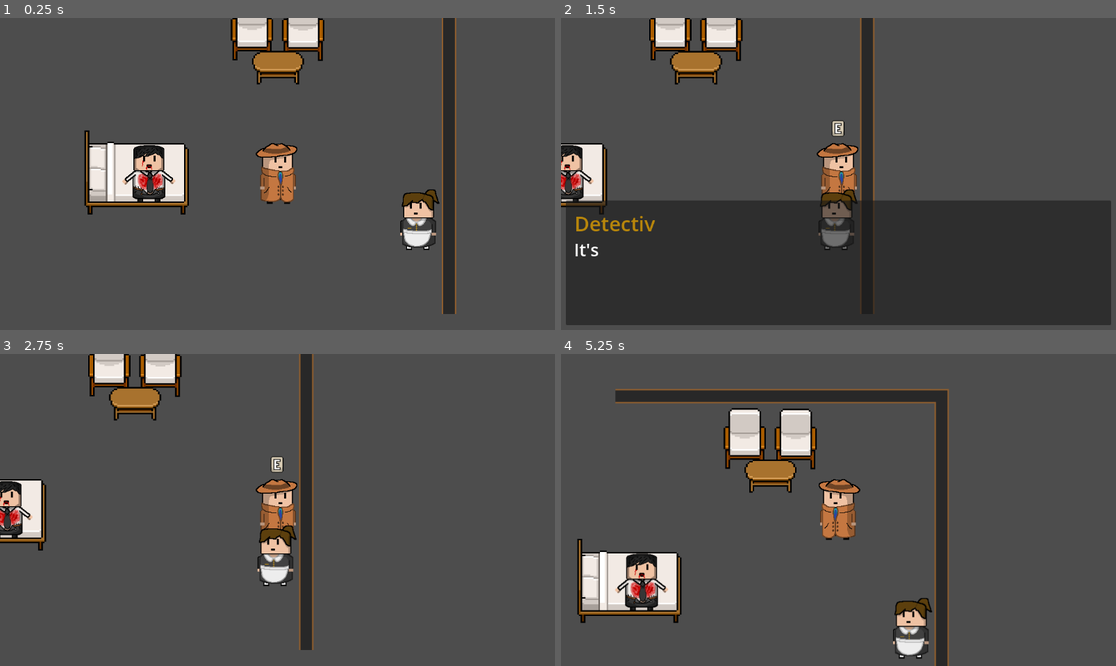
Above: before the commit, frames 1-4 (two rows, left to right).
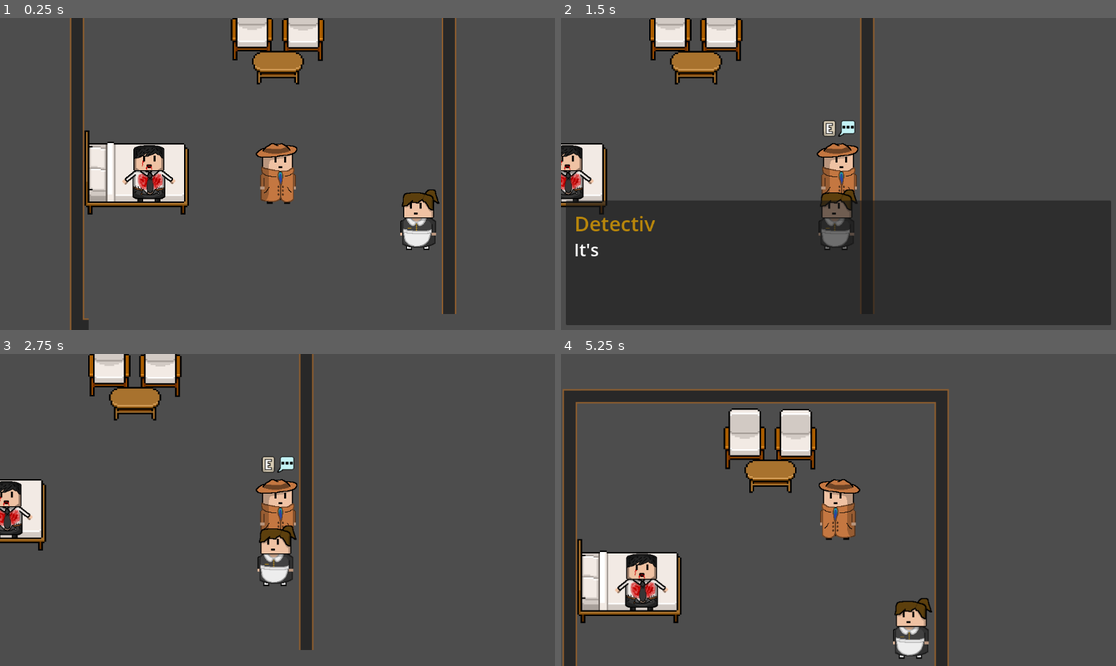
Above: after the commit, the same moments.

Repository: auaisme/Detective
Game: Godot game, scene res://scenes/demo.tscn
Same seed, same stepped clock (60 frames per second), same inputs: the game is played once before the commit and once after it.
Inputs:
- Up to frame 1 (0.25 s): no input
- Up to frame 2 (1.5 s): tap Enter (ui_accept) at 0.5, 0.77, 1.25 s; hold Right (ui_right) 0.53-1.28 s; hold E (interact) 0.53-1.28 s; hold Down (ui_down) from 1.28 s (still down); tap E (interact) at 1.35 s
- Up to frame 3 (2.75 s): tap Enter (ui_accept) at 1.52, 2 s; release Down (ui_down) at 2.03 s; hold Right (ui_right) from 2.03 s (still down); hold E (interact) from 2.03 s (still down)
- Up to frame 4 (5.25 s): tap Enter (ui_accept) at 2.75, 3.02, 3.5, 3.77, 4.25, 4.52 s; release Right (ui_right) at 2.78 s; release E (interact) at 2.78 s; hold Up (ui_up) 2.78-3.53 s; tap E (interact) at 2.85, 4.35 s; hold E (interact) 3.53-4.28 s; hold Left (ui_left) 3.53-5.03 s; hold Down (ui_down) from 5.03 s (still down); hold E (interact) from 5.03 s (still down)

The runs differ from the first frame. In frame 1, 2.7% of the frame differs, in the area x 12-17%, y 0-100%; in frame 2, 0.3%; in frame 3, 0.3%; in frame 4, 3.0%, in the area x 0-67%, y 11-100%.

Commit message:
added inspect and talk icons; also added left, right, and top walls (top down view only). Identified a bug: sometimes, when interactable body is on the edge of the detector, it causes interact to be possible and interacting then causes soft lock. Fix this.

Diff:
--- a/project.godot
+++ b/project.godot
@@ -19,6 +19,7 @@
 
 player="The group for player level"
 interactable="The group for interactable items"
+inspectable="Can be inspected"
 
 [input]
 
--- a/scenes/demo.tscn
+++ b/scenes/demo.tscn
@@ -12,6 +12,8 @@
 [ext_resource type="Script" uid="uid://dxh8euxn1crso" path="res://scripts/basic/Interactable/inspectable.gd" id="5_x0xbu"]
 [ext_resource type="Texture2D" uid="uid://cq2i0dqdcja6a" path="res://assets/prompts/E_pixels.png" id="7_7hm0d"]
 [ext_resource type="Texture2D" uid="uid://bu074qtn8f3eg" path="res://assets/characters/case 1/pixels_dead_body_1.png" id="8_5fme1"]
+[ext_resource type="Texture2D" uid="uid://1uy1luyogyed" path="res://assets/prompts/magnifying_glass_pixels.png" id="8_l53ft"]
+[ext_resource type="Texture2D" uid="uid://cgeflsysp3dhd" path="res://assets/prompts/speach_bubble_pixels.png" id="9_xe7ic"]
 [ext_resource type="Texture2D" uid="uid://cx24a2wbiatcv" path="res://assets/enviornment/case 1/wall corner.png" id="13_6cg1f"]
 [ext_resource type="Texture2D" uid="uid://dabsbsys02ls7" path="res://assets/enviornment/case 1/wall straight.png" id="13_s3vvr"]
 [ext_resource type="Texture2D" uid="uid://cy55c8mk5r4k8" path="res://assets/enviornment/case 1/bed_left.tres" id="14_6cg1f"]
@@ -260,6 +262,134 @@
 "speed": 8.0
 }]
 
+[sub_resource type="AtlasTexture" id="AtlasTexture_b63qt"]
+atlas = ExtResource("8_l53ft")
+region = Rect2(0, 0, 32, 32)
+
+[sub_resource type="AtlasTexture" id="AtlasTexture_3mope"]
+atlas = ExtResource("8_l53ft")
+region = Rect2(32, 0, 32, 32)
+
+[sub_resource type="AtlasTexture" id="AtlasTexture_6abv7"]
+atlas = ExtResource("8_l53ft")
+region = Rect2(64, 0, 32, 32)
+
+[sub_resource type="AtlasTexture" id="AtlasTexture_k1mpm"]
+atlas = ExtResource("8_l53ft")
+region = Rect2(96, 0, 32, 32)
+
+[sub_resource type="AtlasTexture" id="AtlasTexture_ydix6"]
+atlas = ExtResource("8_l53ft")
+region = Rect2(128, 0, 32, 32)
+
+[sub_resource type="AtlasTexture" id="AtlasTexture_dg67p"]
+atlas = ExtResource("8_l53ft")
+region = Rect2(160, 0, 32, 32)
+
+[sub_resource type="AtlasTexture" id="AtlasTexture_f1hw0"]
+atlas = ExtResource("8_l53ft")
+region = Rect2(192, 0, 32, 32)
+
+[sub_resource type="AtlasTexture" id="AtlasTexture_04bex"]
+atlas = ExtResource("8_l53ft")
+region = Rect2(224, 0, 32, 32)
+
+[sub_resource type="SpriteFrames" id="SpriteFrames_18vu0"]
+animations = [{
+"frames": [{
+"duration": 1.0,
+"texture": SubResource("AtlasTexture_b63qt")
+}, {
+"duration": 1.0,
+"texture": SubResource("AtlasTexture_3mope")
+}, {
+"duration": 1.0,
+"texture": SubResource("AtlasTexture_6abv7")
+}, {
+"duration": 1.0,
+"texture": SubResource("AtlasTexture_k1mpm")
+}, {
+"duration": 1.0,
+"texture": SubResource("AtlasTexture_ydix6")
+}, {
+"duration": 1.0,
+"texture": SubResource("AtlasTexture_dg67p")
+}, {
+"duration": 1.0,
+"texture": SubResource("AtlasTexture_f1hw0")
+}, {
+"duration": 1.0,
+"texture": SubResource("AtlasTexture_04bex")
+}],
+"loop": true,
+"name": &"default",
+"speed": 8.0
+}]
+
+[sub_resource type="AtlasTexture" id="AtlasTexture_18vu0"]
+atlas = ExtResource("9_xe7ic")
+region = Rect2(0, 0, 32, 32)
+
+[sub_resource type="AtlasTexture" id="AtlasTexture_hj0bg"]
+atlas = ExtResource("9_xe7ic")
+region = Rect2(32, 0, 32, 32)
+
+[sub_resource type="AtlasTexture" id="AtlasTexture_ijaeb"]
+atlas = ExtResource("9_xe7ic")
+region = Rect2(64, 0, 32, 32)
+
+[sub_resource type="AtlasTexture" id="AtlasTexture_ssbcb"]
+atlas = ExtResource("9_xe7ic")
+region = Rect2(96, 0, 32, 32)
+
+[sub_resource type="AtlasTexture" id="AtlasTexture_nbj7l"]
+atlas = ExtResource("9_xe7ic")
+region = Rect2(128, 0, 32, 32)
+
+[sub_resource type="AtlasTexture" id="AtlasTexture_tmadj"]
+atlas = ExtResource("9_xe7ic")
+region = Rect2(160, 0, 32, 32)
+
+[sub_resource type="AtlasTexture" id="AtlasTexture_keb61"]
+atlas = ExtResource("9_xe7ic")
+region = Rect2(192, 0, 32, 32)
+
+[sub_resource type="AtlasTexture" id="AtlasTexture_n3amx"]
+atlas = ExtResource("9_xe7ic")
+region = Rect2(224, 0, 32, 32)
+
+[sub_resource type="SpriteFrames" id="SpriteFrames_dgtg0"]
+animations = [{
+"frames": [{
+"duration": 1.0,
+"texture": SubResource("AtlasTexture_18vu0")
+}, {
+"duration": 1.0,
+"texture": SubResource("AtlasTexture_hj0bg")
+}, {
+"duration": 1.0,
+"texture": SubResource("AtlasTexture_ijaeb")
+}, {
+"duration": 1.0,
+"texture": SubResource("AtlasTexture_ssbcb")
+}, {
+"duration": 1.0,
+"texture": SubResource("AtlasTexture_nbj7l")
+}, {
+"duration": 1.0,
+"texture": SubResource("AtlasTexture_tmadj")
+}, {
+"duration": 1.0,
+"texture": SubResource("AtlasTexture_keb61")
+}, {
+"duration": 1.0,
+"texture": SubResource("AtlasTexture_n3amx")
+}],
+"loop": true,
+"name": &"default",
+"speed": 8.0
+}]
+
 [sub_resource type="RectangleShape2D" id="RectangleShape2D_e66cg"]
 size = Vector2(80, 50)
 
@@ -267,7 +397,13 @@
 size = Vector2(108, 118)
 
 [sub_resource type="RectangleShape2D" id="RectangleShape2D_6cg1f"]
-size = Vector2(30, 654)
+size = Vector2(30, 692)
+
+[sub_resource type="RectangleShape2D" id="RectangleShape2D_xe7ic"]
+size = Vector2(30, 702)
+
+[sub_resource type="RectangleShape2D" id="RectangleShape2D_c0h4v"]
+size = Vector2(30.0001, 772)
 
 [sub_resource type="RectangleShape2D" id="RectangleShape2D_7hm0d"]
 size = Vector2(212, 45)
@@ -334,7 +470,7 @@
 format = 2
 layer_0/tile_data = PackedInt32Array(-1245220, 262144, 0, -1179684, 262144, 0, -1114148, 262144, 0, -1048612, 262144, 0 …(56274 unchanged characters)…
 
-[node name="Player" type="CharacterBody2D" parent="." node_paths=PackedStringArray("dialogue_box", "popup_layer", "sprite", "prompt_interact") groups=["player"]]
+[node name="Player" type="CharacterBody2D" parent="." node_paths=PackedStringArray("dialogue_box", "popup_layer", "sprite", "prompt_interact", "inspect_prompt", "talk_prompt") groups=["player"]]
 position = Vector2(1, 1)
 script = ExtResource("1_ba4lm")
 speed = 750.0
@@ -342,6 +478,8 @@
 popup_layer = NodePath("../Inspectable/PopUp")
 sprite = NodePath("Sprite2D")
 prompt_interact = NodePath("E Prompt")
+inspect_prompt = NodePath("Inspect Prompt")
+talk_prompt = NodePath("Talk Prompt")
 
 [node name="Collider" type="CollisionShape2D" parent="Player"]
 shape = SubResource("CapsuleShape2D_7cn4i")
@@ -358,9 +496,21 @@
 
 [node name="E Prompt" type="AnimatedSprite2D" parent="Player"]
 visible = false
-position = Vector2(-0.999999, -93)
+position = Vector2(-19, -93)
 scale = Vector2(1.46875, 1.40625)
 sprite_frames = SubResource("SpriteFrames_b63qt")
+
+[node name="Inspect Prompt" type="AnimatedSprite2D" parent="Player"]
+visible = false
+position = Vector2(17, -93)
+scale = Vector2(1.46875, 1.40625)
+sprite_frames = SubResource("SpriteFrames_18vu0")
+
+[node name="Talk Prompt" type="AnimatedSprite2D" parent="Player"]
+visible = false
+position = Vector2(17, -93)
+scale = Vector2(1.46875, 1.40625)
+sprite_frames = SubResource("SpriteFrames_dgtg0")
 
 [node name="Interactable" type="RigidBody2D" parent="." node_paths=PackedStringArray("dialogue_box", "scene_base") groups=["interactable"]]
 position = Vector2(294, 97)
@@ -379,7 +529,7 @@
 texture = ExtResource("5_5fme1")
 flip_h = true
 
-[node name="Inspectable" type="RigidBody2D" parent="." node_paths=PackedStringArray("display_me", "panel") groups=["interactable"]]
+[node name="Inspectable" type="RigidBody2D" parent="." node_paths=PackedStringArray("display_me", "panel") groups=["inspectable"]]
 position = Vector2(-266, -1)
 gravity_scale = 0.0
 lock_rotation = true
@@ -462,7 +612,7 @@
 freeze = true
 
 [node name="CollisionShape2D" type="CollisionShape2D" parent="wall right"]
-position = Vector2(0, -18)
+position = Vector2(0, -37)
 shape = SubResource("RectangleShape2D_6cg1f")
 
 [node name="straight wall top down" type="Sprite2D" parent="wall right"]
@@ -475,6 +625,28 @@
 rotation = 1.5708
 texture = ExtResource("13_6cg1f")
 
+[node name="wall left" type="RigidBody2D" parent="."]
+position = Vector2(-433, -35)
+rotation = 1.5708
+lock_rotation = true
+freeze = true
+
+[node name="CollisionShape2D" type="CollisionShape2D" parent="wall left"]
+position = Vector2(15, -18)
+rotation = 1.5708
+shape = SubResource("RectangleShape2D_xe7ic")
+
+[node name="straight wall top down" type="Sprite2D" parent="wall left"]
+position = Vector2(0, -18)
+rotation = 1.5708
+scale = Vector2(1, 13.625)
+texture = ExtResource("13_s3vvr")
+
+[node name="corner wall top down" type="Sprite2D" parent="wall left"]
+position = Vector2(351, -18)
+rotation = 3.14159
+texture = ExtResource("13_6cg1f")
+
 [node name="wall top" type="RigidBody2D" parent="."]
 position = Vector2(-5.99997, -373)
 rotation = 0.785398
@@ -482,15 +654,21 @@
 freeze = true
 
 [node name="CollisionShape2D" type="CollisionShape2D" parent="wall top"]
-position = Vector2(0, -18)
+position = Vector2(-34.6483, 16.2634)
 rotation = 0.785398
-shape = SubResource("RectangleShape2D_6cg1f")
+scale = Vector2(1, 1)
+shape = SubResource("RectangleShape2D_c0h4v")
 
 [node name="straight wall top down" type="Sprite2D" parent="wall top"]
-position = Vector2(-0.228117, -18.2364)
+position = Vector2(-25.1759, 6.71135)
 rotation = 0.785398
-scale = Vector2(1.00153, 13.6252)
+scale = Vector2(1.00153, 15.0953)
 texture = ExtResource("13_s3vvr")
+
+[node name="corner wall top down" type="Sprite2D" parent="wall top"]
+position = Vector2(-298.399, 280.014)
+rotation = -0.785398
+texture = ExtResource("13_6cg1f")
 
 [node name="Bed" type="RigidBody2D" parent="."]
 position = Vector2(-291, -2)
--- a/scripts/basic/movement/player.gd
+++ b/scripts/basic/movement/player.gd
@@ -5,6 +5,8 @@
 @export var popup_layer: CanvasLayer
 @export var sprite: Sprite2D
 @export var prompt_interact: AnimatedSprite2D
+@export var inspect_prompt: AnimatedSprite2D
+@export var talk_prompt: AnimatedSprite2D
 
 var interactable: Node2D = null
 
@@ -37,7 +39,7 @@
 func measure_movement_input() -> void:
 	velocity.x = Input.get_action_strength("ui_right") - Input.get_action_strength("ui_left")
 	velocity.y = Input.get_action_strength("ui_down") - Input.get_action_strength("ui_up")
-	print(velocity)
+	#print(velocity)
 	if (velocity.x < 0):
 		sprite.flip_h = true
 	elif (velocity.x > 0):
@@ -54,9 +56,15 @@
 	move_and_slide()
 
 func interact_available(body) -> void:
-	if !(body.is_in_group("interactable")):
+	if !(body.is_in_group("interactable") or body.is_in_group("inspectable")):
 		return
-	print("Press INTERACT button to interact!")
+	if body.is_in_group("interactable"):
+		talk_prompt.visible = true
+		talk_prompt.play("default")
+	else:
+		inspect_prompt.visible = true
+		inspect_prompt.play("default")
+	#print("Press INTERACT button to interact!")
 	prompt_interact.visible = true
 	prompt_interact.play("default")
 	interactable = body # saving the reference so that it can be disconnected when interacting
@@ -69,6 +77,12 @@
 func interact_not_available(body) -> void:
 	interactable = null # clearing the reference
 	disconnect(SIGNALS[CODES["INTERACT"]], Callable(body, "interact"))
+	if body.is_in_group("interactable"):
+		talk_prompt.visible = false
+		talk_prompt.stop()
+	else:
+		inspect_prompt.visible = false
+		inspect_prompt.stop()
 	prompt_interact.stop()
 	prompt_interact.visible = false
 	return
Binary file added: assets/prompts/magnifying_glass_pixels.png
Not shown, added: assets/prompts/magnifying_glass_pixels.png.import
Binary file added: assets/prompts/speach_bubble_pixels.png
Not shown, added: assets/prompts/speach_bubble_pixels.png.import
Not shown: 1 places in scenes/demo.tscn that only renumber resources
